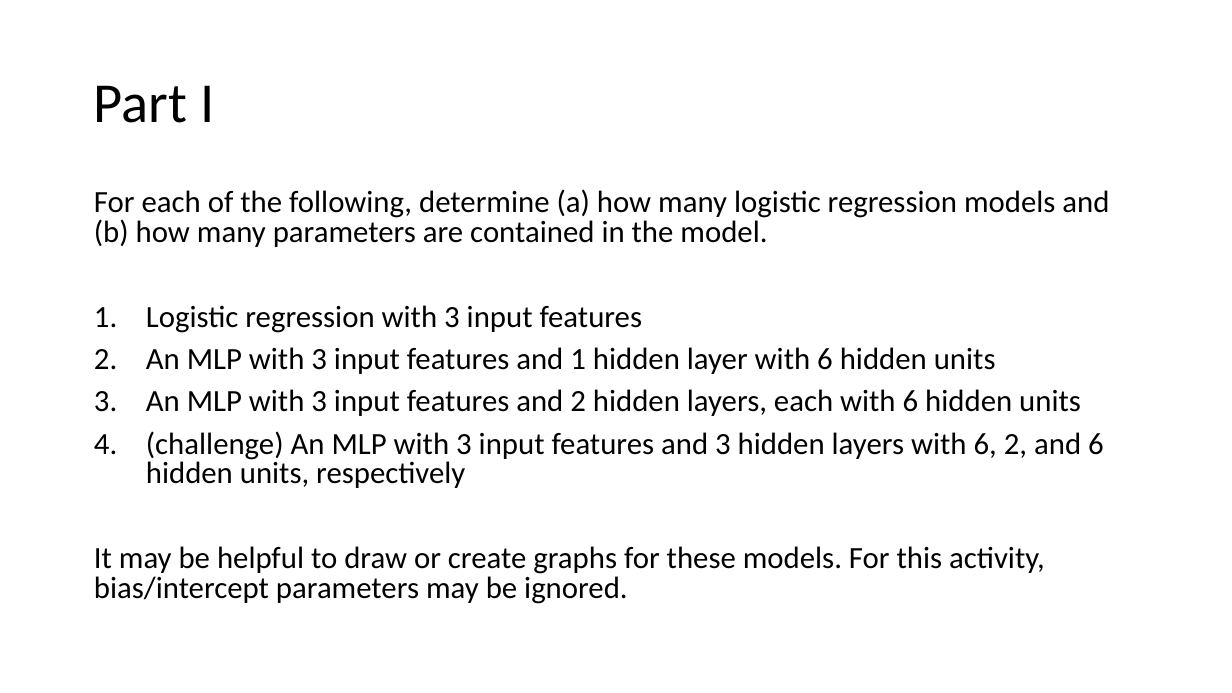
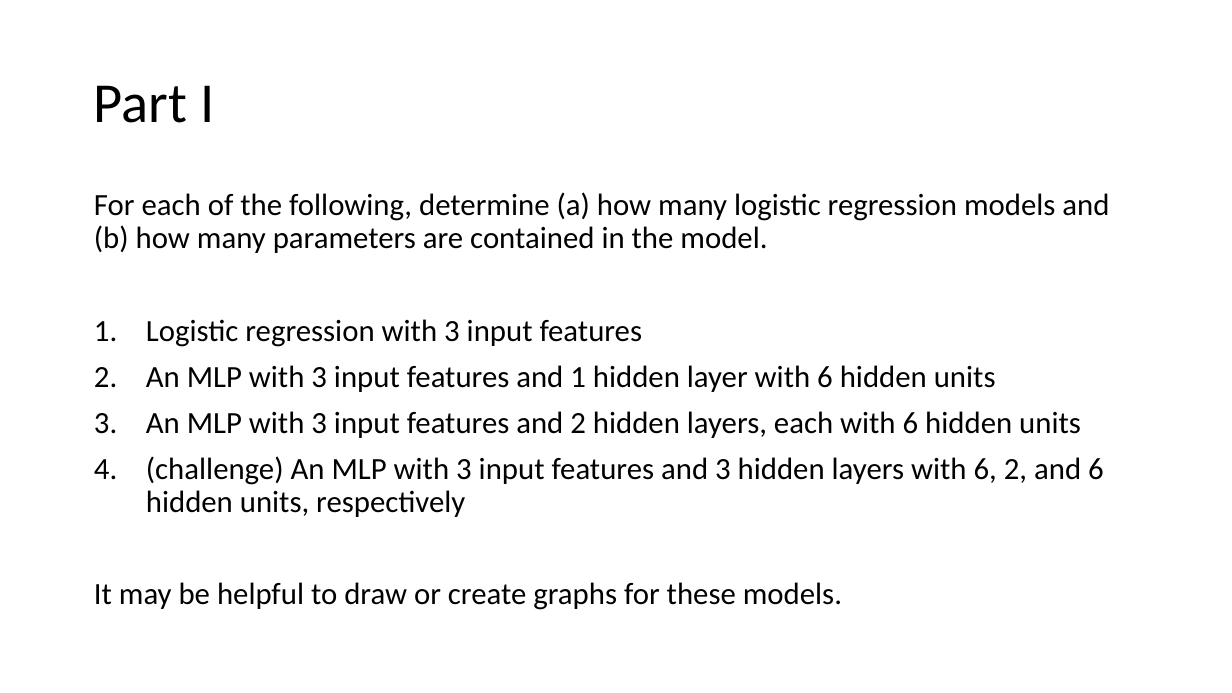
Before and after one commit to mengelhard/mmci_applied_ds, a slide deck: slide 2 of activities/multilayer_perceptron.pptx. Drawn at 1232x693 pixels with LibreOffice and Linux fonts; fonts in the diff are those of the drawing. Boxes give left, top, right and bottom in pixels: in the first picture for what was removed or moved away, otherwise in the second. Text is boxed around its words. In the diff, an @@ line names an element or a change of style, - is before the commit and + after.

Commit message:
removed intercepts as predictors

```diff
--- a/activities/multilayer_perceptron.pptx
+++ b/activities/multilayer_perceptron.pptx
@@ text at (94,192,1109,517): line spacing 0.8 to 0.9 @@
@@ text at (94,582,842,610): text changed @@
-It may be helpful to draw or create graphs for these models. For this activity, bias/intercept parameters may be ignored.
+It may be helpful to draw or create graphs for these models.
```
Also in this commit, not shown: 2 other slides changed, 5 other files.
